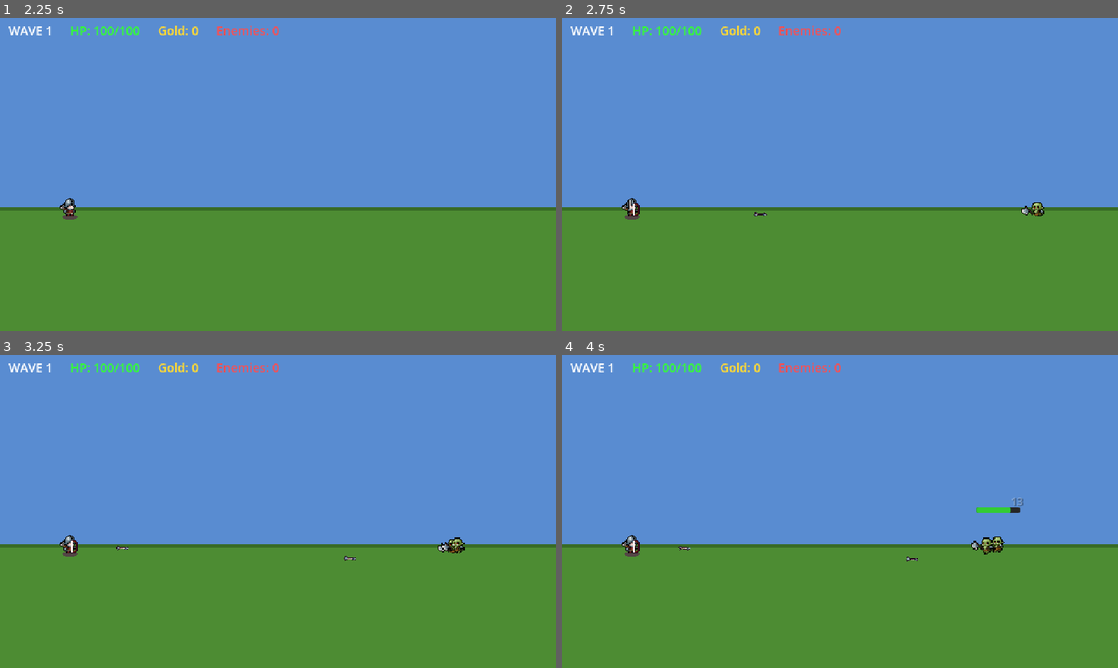
Above: before the commit, frames 1-4 (two rows, left to right).
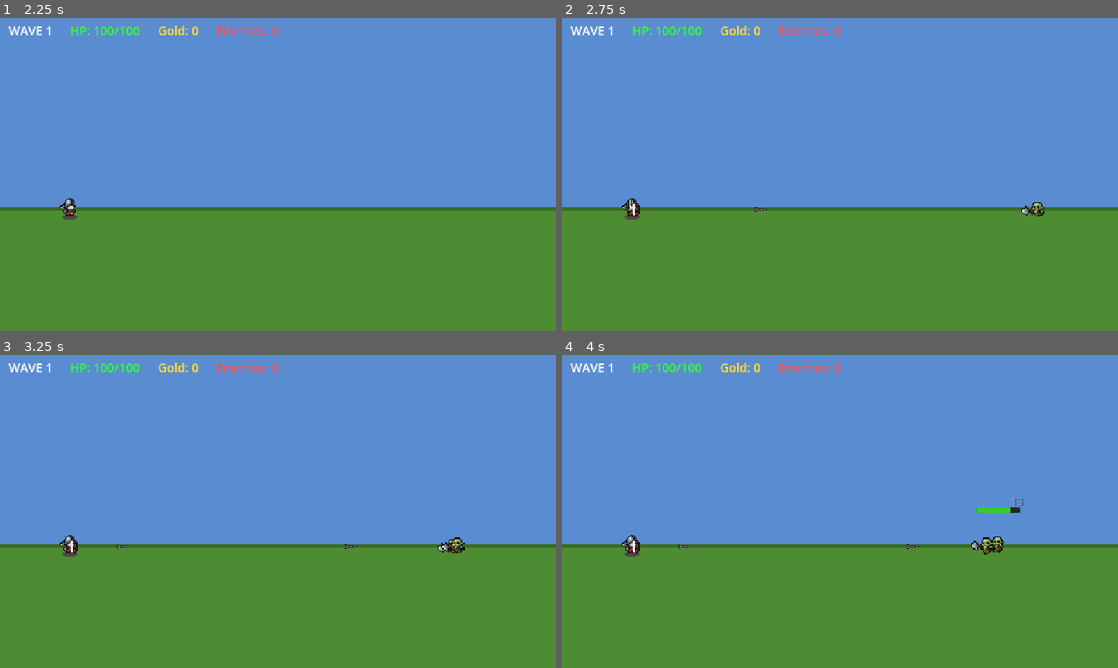
Above: after the commit, the same moments.

Repository: Amerta1090/Tiny-Arena
Game: Godot game, scene res://scenes/main_menu.tscn
The game is run twice, just before and just after one commit, with the same random seed, the same clock (stepped at 60 frames per second) and the same inputs.
Inputs:
- Up to frame 1 (2.25 s): click "NEW GAME" at 0.5 s; tap Enter at 1.25 s; tap Space at 2 s
- Up to frame 2 (2.75 s): no input
- Up to frame 3 (3.25 s): no input
- Up to frame 4 (4 s): no input

Frame 1 is identical in both runs. In frame 2, less than 0.1% of the frame differs, in the area x 34-37%, y 60-64%; in frame 3, less than 0.1%; in frame 4, less than 0.1%, in the area x 20-65%, y 60-66%.

Commit message:
Fix arrow aim to orc sprite center (offset -20y from origin)

Diff:
--- a/scripts/combat/arrow.gd
+++ b/scripts/combat/arrow.gd
@@ -16,7 +16,7 @@
 
 func _physics_process(delta: float) -> void:
 	if target_unit and is_instance_valid(target_unit) and not target_unit.is_dead:
-		direction = (target_unit.global_position - global_position).normalized()
+		direction = (target_unit.global_position + Vector2(0, -20) - global_position).normalized()
 		rotation = direction.angle()
 
 	position += direction * speed * delta
@@ -32,7 +32,8 @@
 	var enemies: Array[Node] = get_tree().get_nodes_in_group("enemies")
 	for enemy_node in enemies:
 		if enemy_node is Unit and not enemy_node.is_dead and enemy_node not in hits:
-			var dist: float = global_position.distance_to(enemy_node.global_position)
+			var enemy_center: Vector2 = enemy_node.global_position + Vector2(0, -20)
+			var dist: float = global_position.distance_to(enemy_center)
 			if dist < 20.0:
 				hits.append(enemy_node)
 				enemy_node.take_damage(damage)
--- a/scripts/units/soldier.gd
+++ b/scripts/units/soldier.gd
@@ -65,7 +65,7 @@
 		return
 	var arrow: Node2D = arrow_scene.instantiate()
 	arrow.global_position = global_position + Vector2(20, -20)
-	var dir: Vector2 = (target.global_position - global_position).normalized()
+	var dir: Vector2 = (target.global_position + Vector2(0, -20) - global_position).normalized()
 	arrow.direction = dir
 	arrow.damage = get_attack_damage()
 	arrow.pierce_count = pierce_count
